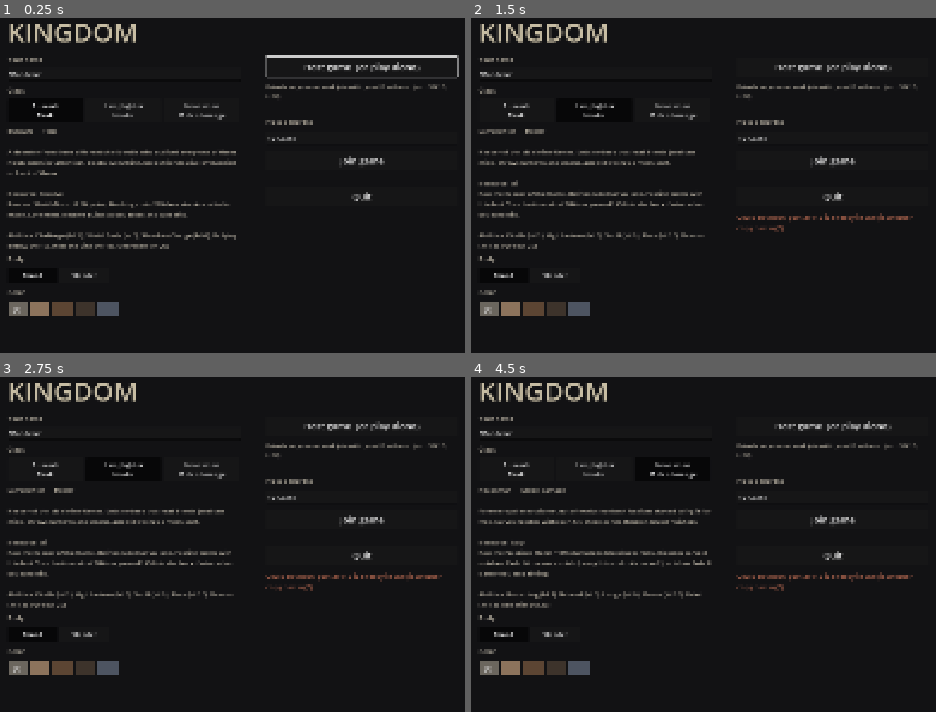
Above: before the commit, frames 1-4 (two rows, left to right).
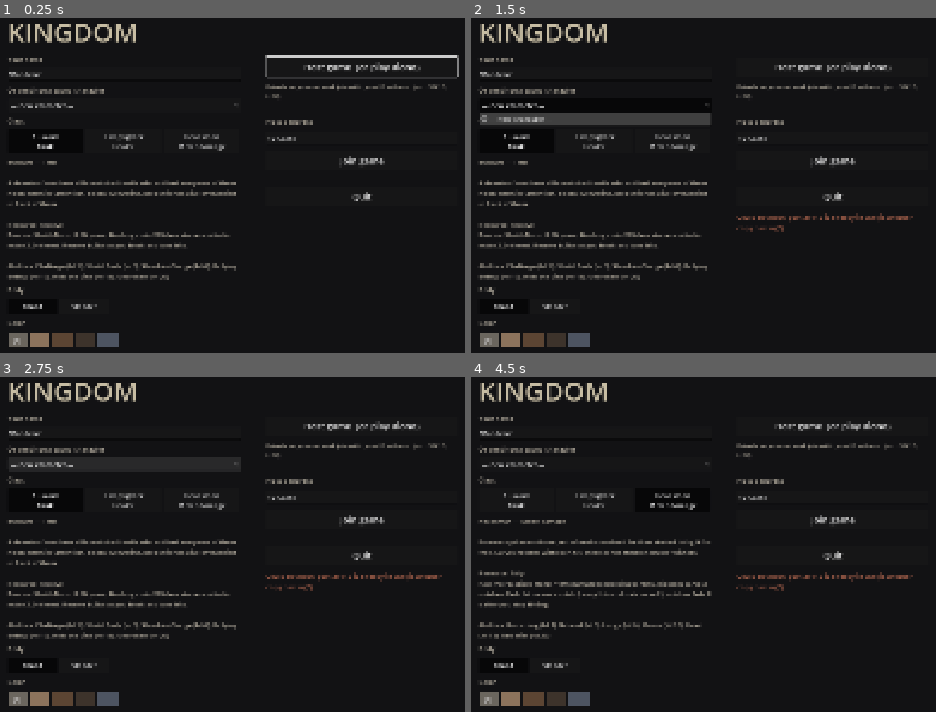
Above: after the commit, the same moments.

Repository: doctorspence/Kingdom
Game: Godot game, scene res://game/ui/main_menu.tscn
The game is run twice, just before and just after one commit, with the same random seed, the same clock (stepped at 60 frames per second) and the same inputs.
Inputs (mouse positions are in pixels of both pictures, inside the frame that each line leads up to):
- Up to frame 1 (0.25 s): no input
- Up to frame 2 (1.5 s): click "Host game (or play alone)" at 0.5 s; click (596, 105) at 1.25 s, where only the run after the commit has a clickable "— new character —"
- Up to frame 3 (2.75 s): click (125, 464) at 2 s, where only the run after the commit has a clickable "— new character —"
- Up to frame 4 (4.5 s): click "Bulwark Tank" at 2.75 s; click "Lamplighter Healer" at 3.5 s; click "Headsman Melee damage" at 4.25 s

The runs differ from the first frame. In frame 1, 7.5% of the frame differs, in the area x 1-51%, y 21-99%; in frame 2, 8.4%, in the area x 1-52%, y 21-99%; in frame 3, 7.4%; in frame 4, 7.0%.

Commit message:
Phase 6: loot - items, rarity and bonus rolls, loot tables, grid inventory, equipment and weapon sets, new weapons and bows, drops with Need/Greed, merchants, bank, character saves, loot check
Co-Authored-By: Claude Opus 5.5 <noreply@anthropic.com>

Diff:
--- a/game/net/net.gd
+++ b/game/net/net.gd
@@ -11,6 +11,9 @@
 enum Mode { OFFLINE, HOST, JOIN }
 
 const PORT := 31415
+## The port actually used (automated checks use a different one so they never
+## touch a game you have running).
+var port := PORT
 const MAX_PLAYERS := 10
 const MENU_SCENE := "res://game/ui/main_menu.tscn"
 const WORLD_SCENE := "res://levels/sandbox/combat_test.tscn"
@@ -64,7 +67,7 @@
 ## Host a game (also used for playing alone).
 func host_game() -> Error:
 	var peer := ENetMultiplayerPeer.new()
-	var err := peer.create_server(PORT, MAX_PLAYERS - 1)
+	var err := peer.create_server(port, MAX_PLAYERS - 1)
 	if err != OK:
 		return err
 	multiplayer.multiplayer_peer = peer
@@ -86,7 +89,7 @@
 ## Called by the world once it has loaded, when joining.
 func start_connection() -> void:
 	var peer := ENetMultiplayerPeer.new()
-	var err := peer.create_client(join_address, PORT)
+	var err := peer.create_client(join_address, port)
 	if err != OK:
 		_fail("Could not start connecting (%s)." % error_string(err))
 		return
@@ -183,7 +186,7 @@
 
 
 func _on_connection_failed() -> void:
-	_fail("Could not reach %s. Check the address, and that the host's port %d (UDP) is open." % [join_address, PORT])
+	_fail("Could not reach %s. Check the address, and that the host's port %d (UDP) is open." % [join_address, port])
 
 
 func _on_server_disconnected() -> void:
--- a/game/ui/hud.gd
+++ b/game/ui/hud.gd
@@ -20,7 +20,7 @@
 Drink flask: R / X        Interact / rest: E / Y
 Revive a downed friend: hold E / Y next to them (costs a flask)
 Abilities: 1-6 / hold LT + A, B, X, Y, RB, RT
-Talents: T / D-pad left
+Talents: T / D-pad left    Inventory: I / View    Swap weapon set: X / D-pad right
 Thrown abilities land where the center dot points
 Chat: Enter        Menu (leave game): Esc
 
--- a/game/ui/main_menu.gd
+++ b/game/ui/main_menu.gd
@@ -10,6 +10,10 @@
 var _class_buttons: Array[Button] = []
 var _body_buttons: Array[Button] = []
 var _color_buttons: Array[Button] = []
+
+var _saved_list: OptionButton
+## The typed name belongs to a saved character (its class can't change).
+var _existing := false
 
 var _class_id := &"class_bulwark"
 var _body := 0
@@ -72,6 +76,17 @@
 
 
 func _refresh() -> void:
+	# A saved character keeps its class, body and color.
+	var saved := SaveSystem.load_character(_clean_name()) if SaveSystem.exists(_clean_name()) else {}
+	_existing = not saved.is_empty()
+	if _existing:
+		_class_id = StringName(saved.get("class", _class_id))
+		_body = int(saved.get("body", _body))
+		_color = int(saved.get("color", _color))
+	for b in _class_buttons + _body_buttons + _color_buttons:
+		b.disabled = _existing
+	if is_instance_valid(_host_button):
+		_host_button.text = ("Continue as %s  (host or play alone)" % _clean_name()) if _existing else "Host game  (or play alone)"
 	for b in _class_buttons:
 		b.button_pressed = b.get_meta("id") == _class_id
 	for i in _body_buttons.size():
@@ -117,7 +132,26 @@
 	_name_edit = LineEdit.new()
 	_name_edit.text = Net.player_name
 	_name_edit.max_length = 20
+	_name_edit.text_changed.connect(func(_t: String) -> void: _refresh())
 	left.add_child(_name_edit)
+
+	# Saved characters: pick one to continue it.
+	left.add_child(_label("Or continue a saved character"))
+	_saved_list = OptionButton.new()
+	_saved_list.add_item("— new character —")
+	for c in SaveSystem.list_characters():
+		var cls := Classes.by_id(StringName(c.get("class", "")))
+		_saved_list.add_item("%s — %s, level %d" % [c.get("name", "?"), cls.display_name, int(c.get("level", 1))])
+		_saved_list.set_item_metadata(_saved_list.item_count - 1, c)
+	_saved_list.item_selected.connect(func(index: int) -> void:
+		var c: Variant = _saved_list.get_item_metadata(index)
+		if c is Dictionary:
+			_name_edit.text = c.get("name", "")
+			_class_id = StringName(c.get("class", _class_id))
+			_body = int(c.get("body", 0))
+			_color = int(c.get("color", 0))
+		_refresh())
+	left.add_child(_saved_list)
 
 	left.add_child(_label("Class"))
 	var class_row := HBoxContainer.new()
--- /dev/null
+++ b/tests/loot_check.gd
@@ -0,0 +1,186 @@
+extends Node
+## Automated loot check: items, rolls, inventory, equipment, drops, merchants,
+## bank, saving, legendary effect, bows and consumables.
+##   ... --headless --script res://tests/run.gd -- loot_check
+
+var player: Player
+var enemy: Enemy
+var failures := 0
+
+
+func _ready() -> void:
+	_run.call_deferred()
+
+
+func _run() -> void:
+	var scene: Node = load("res://levels/sandbox/combat_test.tscn").instantiate()
+	get_tree().root.add_child(scene)
+	await _frames(20)
+	player = get_tree().get_first_node_in_group(&"player") as Player
+	enemy = scene.get_node("Enemies/Marauder") as Enemy
+	(scene.get_node("Enemies/Marauder2") as Node3D).global_position = Vector3(60, 0, 60)
+	var inv := player.inventory
+
+	# --- Items and rolls ---------------------------------------------------------
+	_check("item database loaded (%d items)" % ItemDB.all_items().size(), ItemDB.all_items().size() >= 30)
+	var ring := ItemDB.get_item(&"item_iron_ring")
+	var rare := ItemDB.make_item(ring, 5, ItemInstance.Rarity.RARE)
+	var epic := ItemDB.make_item(ring, 5, ItemInstance.Rarity.EPIC)
+	_check("Rare rolls 1 bonus, Epic 2 (%d, %d)" % [rare.bonuses.size(), epic.bonuses.size()], rare.bonuses.size() == 1 and epic.bonuses.size() == 2)
+	var table: LootTable = load("res://data/loot/loot_marauder.tres")
+	var items := 0
+	var golds := 0
+	for i in 200:
+		var r := ItemDB.roll(table)
+		items += r.items.size()
+		golds += r.gold
+	_check("Marauder loot: ~half drop something (%d items / 200 kills, %d gold)" % [items, golds], items > 60 and items < 260 and golds > 1000)
+
+	# --- Starting gear and equipping ----------------------------------------------
+	_check("Bulwark starts with sword, shield, hauberk", player.weapon.id == &"weapon_rusty_sword" and player.shield != null
+			and inv.equipped.has("chest"))
+	var armor_before := player.stats.armor()
+	var helm := ItemDB.make_item(ItemDB.get_item(&"item_kettle_helm"), 3, 0)
+	inv.add_item(helm)
+	_check("equip a helm: armor goes up", inv.equip(helm.uid) == "" and player.stats.armor() > armor_before)
+	var gs := ItemDB.make_item(ItemDB.get_item(&"item_executioners_greatsword"), 1, 0)
+	inv.add_item(gs)
+	var why := inv.equip(gs.uid, "main1")
+	await _frames(2)
+	_check("two-handed greatsword: shield goes back to the backpack (%s)" % why,
+			why == "" and player.weapon.two_handed and player.shield == null and not inv.equipped.has("off1"))
+	var axe := ItemDB.make_item(ItemDB.get_item(&"item_woodcutters_axe"), 1, 0)
+	inv.add_item(axe)
+	inv.equip(axe.uid, "main2")
+	inv.swap_weapon_set()
+	await _frames(2)
+	_check("weapon set 2: the axe (bleeds)", player.weapon.id == &"weapon_woodcutters_axe" and player.weapon.status == Effects.Status.BLEED)
+	inv.swap_weapon_set()
+	await _frames(2)
+	_check("heavier gear = heavier load (%.0f%%)" % (player.equip_load * 100.0), player.equip_load > 0.2)
+
+	# --- Backpack grid ---------------------------------------------------------------
+	var g := ItemGrid.new(4, 2)
+	var big := ItemDB.make_item(ItemDB.get_item(&"item_rusty_hauberk"), 1, 0)  # 2x3: too tall
+	var ring1 := ItemDB.make_item(ring, 1, 0)
+	_check("grid: a 2x3 chest doesn't fit a 4x2 grid; a ring does", not g.add(big) and g.add(ring1))
+	var potion := ItemDB.make_item(ItemDB.get_item(&"item_antidote"), 1, 0)
+	var potion2 := ItemDB.make_item(ItemDB.get_item(&"item_antidote"), 1, 0)
+	g.add(potion)
+	g.add(potion2)
+	_check("consumables stack (x%d)" % potion.count, potion.count == 2 and g.items.size() == 2)
+
+	# --- Drops, pickup, gold and souls ---------------------------------------------------
+	var rich: LootTable = table.duplicate()
+	rich.drop_chance = 1.0
+	rich.item_count = Vector2i(2, 2)
+	enemy.data = enemy.data.duplicate()
+	enemy.data.loot_table = rich
+	var gold_before := inv.gold
+	var souls_before := inv.souls
+	enemy.global_position = player.global_position + Vector3(0, 0, -2)
+	enemy.health = 1.0
+	enemy._cooldown = 99.0
+	await _frames(3)
+	await _tap("light_attack")
+	await _seconds(1.0)
+	_check("kill: 2 items drop, gold and souls gained (%d drops, +%d gold, +%d souls)" % [Loot.drop_count(), inv.gold - gold_before, inv.souls - souls_before],
+			Loot.drop_count() >= 2 and inv.gold > gold_before and inv.souls > souls_before)
+	var drop: Node3D = Loot.drops()[0]
+	var count_before := inv.backpack.items.size()
+	player.global_position = drop.global_position + Vector3(0.5, 0.05, 0)
+	player.reset_physics_interpolation()
+	await _frames(3)
+	drop.call(&"interact", player)
+	await _frames(5)
+	_check("pick up a drop (backpack %d -> %d)" % [count_before, inv.backpack.items.size()], inv.backpack.items.size() == count_before + 1)
+
+	# --- Merchants and bank -----------------------------------------------------------------
+	var wenna := scene.get_node("Merchants/OldWenna") as Vendor
+	var broker := scene.get_node("Merchants/SoulBroker") as Vendor
+	_check("Soul Broker offers Rare+ gear for souls", broker.stock.size() == 4 and broker.stock.all(func(i: ItemInstance) -> bool: return i.rarity >= ItemInstance.Rarity.RARE))
+	inv.gold = 500
+	var antidote := wenna.offers()[0]
+	_check("buy an antidote with gold", wenna.buy(player, antidote) == "" and inv.gold < 500)
+	var gold_now := inv.gold
+	var price := helm.sell_value()
+	inv.unequip("head")
+	inv.sell(helm.uid)
+	_check("sell the helm (+%d gold)" % price, inv.gold == gold_now + price and inv.buyback.size() == 1)
+	_check("buy it back", inv.buy_back(helm.uid) == "" and inv.backpack.items.has(helm.uid))
+	_check("move it to the bank", inv.move_between(helm.uid) == "" and inv.bank.items.has(helm.uid))
+	var rows := inv.bank.height
+	inv.gold = 1000
+	_check("buy a bank row", inv.buy_bank_row() == "" and inv.bank.height == rows + 1)
+
+	# --- Saving --------------------------------------------------------------------------------
+	var saved: Variant = JSON.parse_string(JSON.stringify(inv.to_dict()))
+	var copy := Inventory.new()
+	copy.load_dict(saved)
+	_check("save and load: same gear, backpack, bank, money", copy.equipped.size() == inv.equipped.size()
+			and copy.backpack.items.size() == inv.backpack.items.size() and copy.bank.items.has(helm.uid)
+			and copy.gold == inv.gold and copy.souls == inv.souls)
+
+	# --- Legendary, bow, consumables ------------------------------------------------------------
+	var noose := ItemDB.make_item(ItemDB.get_item(&"item_hobbs_noose"), 8, 0)
+	inv.add_item(noose)
+	inv.equip(noose.uid)
+	_check("Hobb's Noose is always Legendary", noose.rarity == ItemInstance.Rarity.LEGENDARY)
+	player.take_damage(player.health + 50.0, true)
+	_check("Hobb's Noose: a killing blow leaves you at 1 health", player.health == 1.0 and not player.is_dead())
+	player.respawn()
+	await _frames(3)
+	var bow := ItemDB.make_item(ItemDB.get_item(&"item_hunting_bow"), 1, 0)
+	inv.add_item(bow)
+	inv.equip(bow.uid, "main1")
+	await _frames(2)
+	enemy.reset_from_rest()
+	enemy.data = enemy.data.duplicate()
+	enemy.global_position = player.global_position + Vector3(0, 0, -9)
+	enemy.model.face_instantly(Vector3.BACK)
+	enemy._cooldown = 99.0
+	player.model.face_instantly(Vector3.FORWARD)
+	player.camera_rig.yaw = 0.0
+	var ehp := enemy.health
+	await _frames(3)
+	await _tap("light_attack")
+	await _seconds(1.2)
+	_check("bow: an arrow hits the Marauder 9 m away (%d -> %d)" % [ehp, enemy.health], enemy.health < ehp)
+	player.effects.add_buildup(Effects.Status.POISON, 120.0)
+	var cure := ItemDB.make_item(ItemDB.get_item(&"item_antidote"), 1, 0)
+	inv.add_item(cure)
+	var cure_uid := ""
+	for uid in inv.backpack.items:
+		if inv.backpack.items[uid].base.id == &"item_antidote":
+			cure_uid = uid
+	_check("antidote cures poison", player.use_item(cure_uid) == "" and player.effects.poison_left <= 0.0)
+
+	print("\n%s: %d problem(s)" % ["PASS" if failures == 0 else "FAIL", failures])
+	get_tree().quit(1 if failures > 0 else 0)
+
+
+func _tap(action: StringName) -> void:
+	var e := InputEventAction.new()
+	e.action = action
+	e.pressed = true
+	Input.parse_input_event(e)
+	await get_tree().physics_frame
+	var r := InputEventAction.new()
+	r.action = action
+	r.pressed = false
+	Input.parse_input_event(r)
+
+
+func _frames(n: int) -> void:
+	for i in n:
+		await get_tree().physics_frame
+
+
+func _seconds(s: float) -> void:
+	await _frames(ceili(s * Engine.physics_ticks_per_second))
+
+
+func _check(label: String, ok: bool) -> void:
+	print("%s  %s" % ["ok  " if ok else "FAIL", label])
+	if not ok:
+		failures += 1
--- a/tests/net_check.gd
+++ b/tests/net_check.gd
@@ -14,6 +14,8 @@
 var _done := {}
 var _chat_seen := false
 var _min_stamina := 999.0
+var _bag := 0
+var _gold := 0
 
 
 func _ready() -> void:
@@ -28,7 +30,11 @@
 		Net.host_game()
 	else:
 		Net.join_game("127.0.0.1")
-	get_tree().create_timer(60.0).timeout.connect(func() -> void:
+	Loot.roll_offered.connect(func(id: int, _item: ItemInstance, _s: float) -> void:
+		var choice: int = {"host": Loot.Choice.PASS, "a": Loot.Choice.NEED, "b": Loot.Choice.GREED}[role]
+		print("RESULT %s roll_offered=true" % role)
+		Loot.choose(id, choice))
+	get_tree().create_timer(70.0).timeout.connect(func() -> void:
 		print("RESULT %s timeout=true" % role)
 		get_tree().quit(3))
 
@@ -61,6 +67,17 @@
 		_at(14.5, func() -> void: _host_force_attack_on(b))
 		_at(17.0, func() -> void: print("RESULT host sees_B_state=%s" % Player.State.keys()[b.state]))
 		_at(22.0, func() -> void: print("RESULT host sees_B_state_after_revive=%s" % Player.State.keys()[b.state]))
+		_at(25.0, func() -> void:
+			var rich: LootTable = (load("res://data/loot/loot_marauder.tres") as LootTable).duplicate()
+			rich.drop_chance = 1.0
+			rich.item_count = Vector2i(1, 1)
+			rich.guaranteed_min_rarity = ItemInstance.Rarity.RARE
+			enemy.data = enemy.data.duplicate()
+			enemy.data.loot_table = rich
+			enemy.global_position = Vector3(3, 0, -3)
+			enemy.health = 0.0
+			enemy._die())
+		_at(31.0, func() -> void: print("RESULT host drops_after_pickup=%d" % Loot.drop_count()))
 	if role != "host":
 		_at(0.5, func() -> void: print("RESULT %s starts_at_spawn=%s health=%d" % [role, str(me.global_position.z > 10.0), me.health]))
 	if role == "a":
@@ -73,6 +90,12 @@
 		_at(21.5, func() -> void: Input.action_release("interact"))
 		_at(22.0, func() -> void: print("RESULT a flasks_after_revive=%d" % me.flasks))
 		_at(23.0, func() -> void: Net.send_chat("hello from A"))
+		_at(29.5, func() -> void:
+			_bag = me.inventory.backpack.items.size()
+			_gold = me.inventory.gold
+			for d in Loot.drops():
+				d.call(&"interact", me))
+		_at(30.5, func() -> void: print("RESULT a got_won_item=%s got_gold=%s" % [str(me.inventory.backpack.items.size() == _bag + 1), str(me.inventory.gold > 0)]))
 	elif role == "b":
 		_at(1.0, func() -> void: _place(me, Vector3(6, 0.05, 0), Vector3.FORWARD))
 		_at(9.0, func() -> void: print("RESULT b own_health_after_hit=%d" % me.health))
@@ -83,7 +106,12 @@
 		_at(14.0, func() -> void: me.health = 1.0)
 		_at(17.0, func() -> void: print("RESULT b state=%s" % Player.State.keys()[me.state]))
 		_at(22.0, func() -> void: print("RESULT b state_after_revive=%s health=%d" % [Player.State.keys()[me.state], me.health]))
-	_at(26.0, func() -> void:
+		_at(28.5, func() -> void:
+			_bag = me.inventory.backpack.items.size()
+			for d in Loot.drops():
+				d.call(&"interact", me))
+		_at(29.4, func() -> void: print("RESULT b took_alda_item=%s got_gold=%s" % [str(me.inventory.backpack.items.size() > _bag), str(me.inventory.gold > 0)]))
+	_at(36.0, func() -> void:
 		print("RESULT %s chat_seen=%s" % [role, str(_chat_seen)])
 		get_tree().quit(0))
 
--- a/tests/run.gd
+++ b/tests/run.gd
@@ -16,6 +16,7 @@
 	# ...and must not use your saved character choice.
 	root.get_node("Net").set(&"character", {})
 	root.get_node("Net").set(&"player_name", "Tester")
+	root.get_node("Net").set(&"port", 31499)
 	var args := OS.get_cmdline_user_args()
 	var check_name := args[0] if args.size() > 0 else "movement_check"
 	var script: GDScript = load("res://tests/%s.gd" % check_name)
--- /dev/null
+++ b/tests/visual_loot.gd
@@ -0,0 +1,54 @@
+extends Node
+## Screenshots of loot (not a pass/fail check). Windowed. Saves user://shots/loot_*.png
+
+var player: Player
+
+
+func _ready() -> void:
+	_run.call_deferred()
+
+
+func _run() -> void:
+	DirAccess.make_dir_recursive_absolute(ProjectSettings.globalize_path("user://shots"))
+	var scene: Node = load("res://levels/sandbox/combat_test.tscn").instantiate()
+	get_tree().root.add_child(scene)
+	await _frames(30)
+	player = get_tree().get_first_node_in_group(&"player") as Player
+	var inv := player.inventory
+	# Fill the backpack with a spread of rolled items and some money.
+	var bases := ["item_woodcutters_axe", "item_kite_shield", "item_gambeson", "item_iron_ring", "item_bone_amulet",
+			"item_leather_boots", "item_hunting_bow", "item_antidote", "item_mail_mantle"]
+	var i := 0
+	for id in bases:
+		inv.add_item(ItemDB.make_item(ItemDB.get_item(StringName(id)), 4, i % 5))
+		i += 1
+	inv.add_money(240, 410)
+	# Some drops on the ground in front of the player.
+	for r in 5:
+		var it := ItemDB.make_item(ItemDB.get_item(&"item_flanged_mace"), 3, r)
+		Loot._spawn_drop(900 + r, it.to_dict(), player.global_position + Vector3(-2.0 + r, 0, -3.5), false)
+	await _frames(30)
+	await _shot("loot_ground")
+	var hud: Hud
+	for n in get_tree().root.find_children("*", "Hud", true, false):
+		hud = n
+	hud._inventory_panel.open(player)
+	hud._inventory_panel._grid.cursor = Vector2i(0, 0)
+	hud._inventory_panel._on_grid_selected(inv.backpack.item_at(Vector2i(0, 0)))
+	await _frames(10)
+	await _shot("loot_inventory")
+	hud._close_panels()
+	hud._on_menu_requested(&"shop", scene.get_node("Merchants/SoulBroker"))
+	await _frames(10)
+	await _shot("loot_soul_broker")
+	get_tree().quit()
+
+
+func _shot(shot_name: String) -> void:
+	await RenderingServer.frame_post_draw
+	get_viewport().get_texture().get_image().save_png("user://shots/%s.png" % shot_name)
+
+
+func _frames(n: int) -> void:
+	for i in n:
+		await get_tree().process_frame
Not shown, added: tests/loot_check.gd.uid
Not shown, added: tests/visual_loot.gd.uid
Not shown, changed: TODO.md
